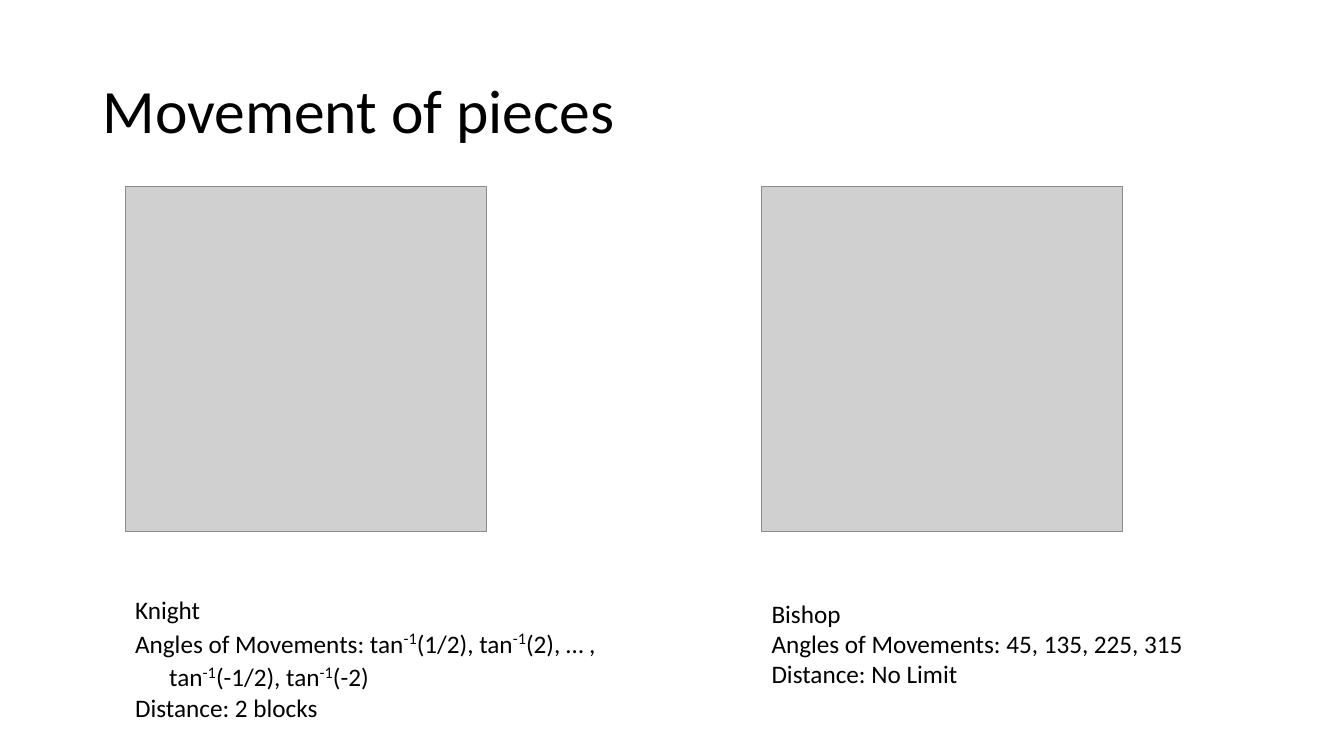
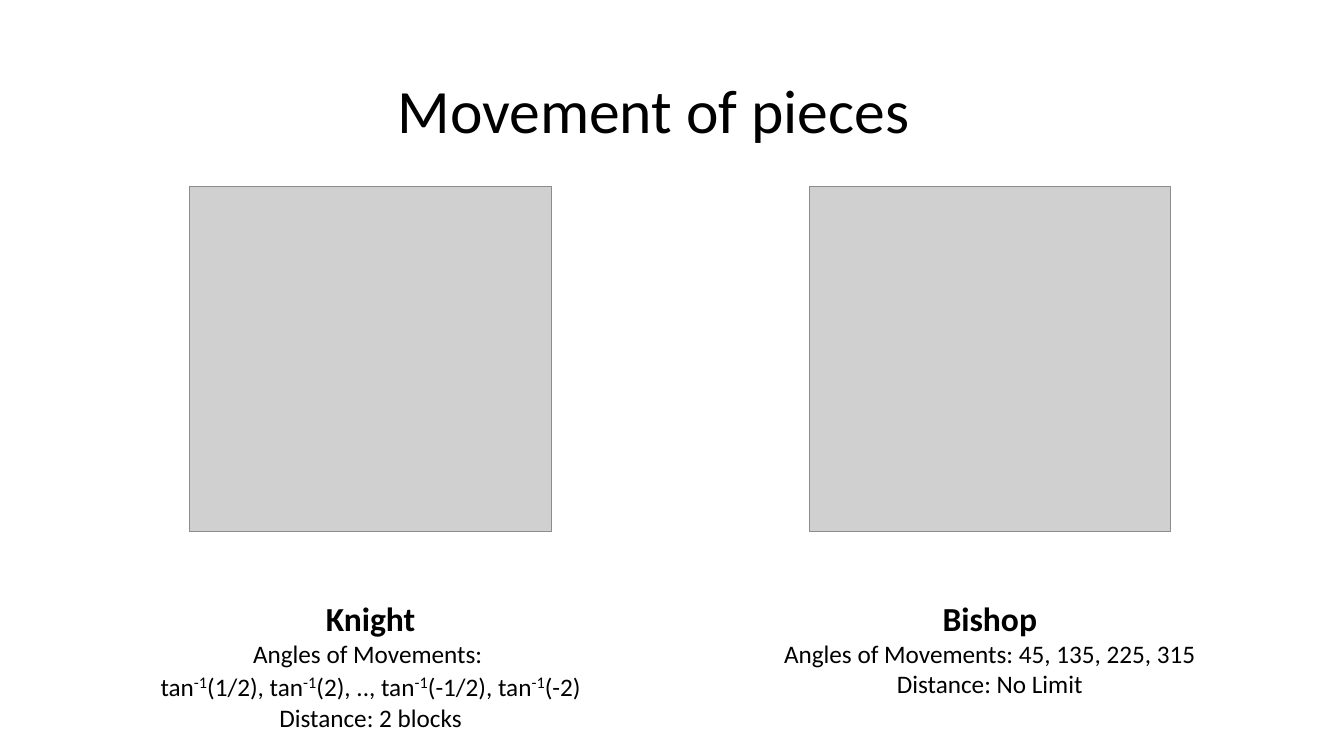
Before and after one commit to chattarajoy/Shatranj, a slide deck: slide 5 of MEDIA/presentation.pptx (slide 4 before the commit). Drawn at 1344x756 pixels with LibreOffice and Linux fonts; fonts in the diff are those of the drawing; grey boxes stand for pictures. Boxes give left, top, right and bottom in pixels: in the first picture for what was removed or moved away, otherwise in the second. Text is boxed around its words. In the diff, an @@ line names an element or a change of style, - is before the commit and + after.

```diff
--- a/MEDIA/presentation.pptx
+++ b/MEDIA/presentation.pptx
@@ title "Movement of pieces" at [397,90,910,143]: alignment left to centre @@
@@ picture: place and size @@
-picture at [125,187,487,532]
+picture at [190,187,552,532]
@@ picture: place and size @@
-picture at [762,187,1123,532]
+picture at [810,187,1171,532]
@@ text "Bishop" at [784,607,1195,694]: size 18 to 24 pt, bold on in "Bishop"; alignment left to centre @@
@@ text at [279,607,462,728]: size 18 to 24 pt, bold on in "Knight"; alignment left to centre @@
@@ text at [161,645,581,700]: text changed @@
-Angles of Movements: tan-1(1/2), tan-1(2), … , tan-1(-1/2), tan-1(-2)
+Angles of Movements:
+tan-1(1/2), tan-1(2), .., tan-1(-1/2), tan-1(-2)
```
Also in this commit, not shown: 5 other slides changed, 4 slides added, 1 slide removed, 4 other files.
